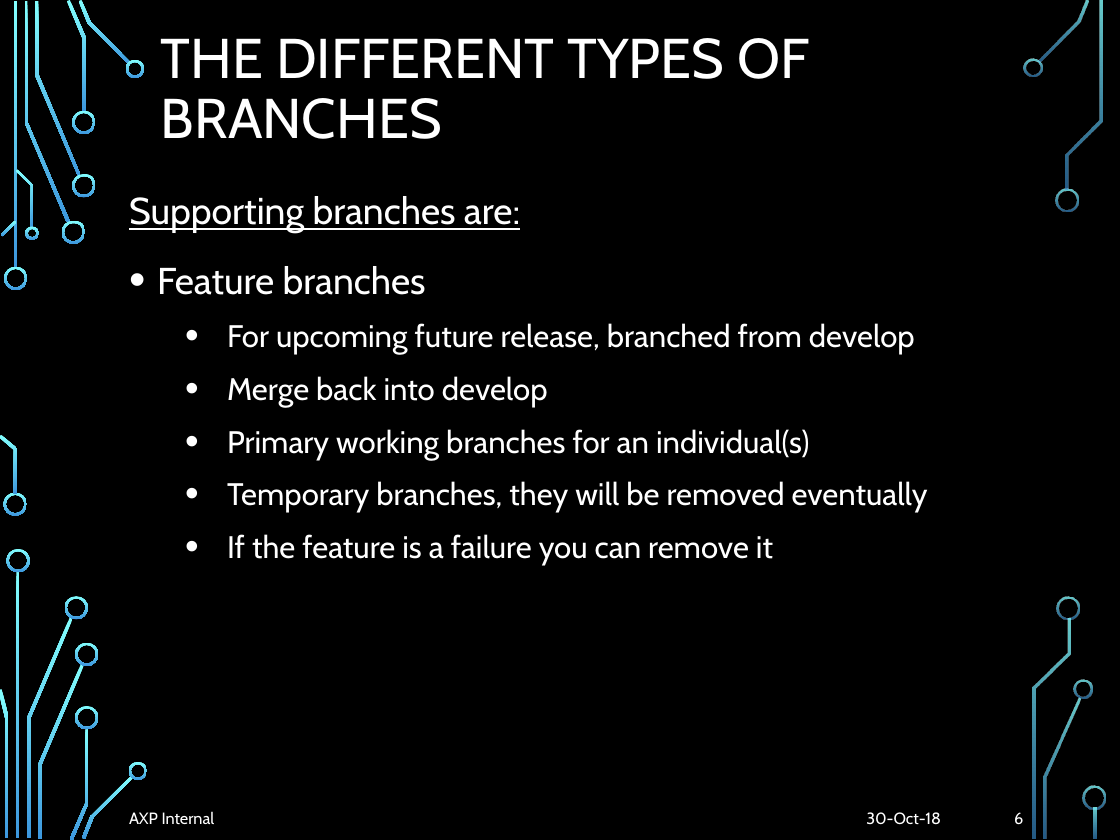
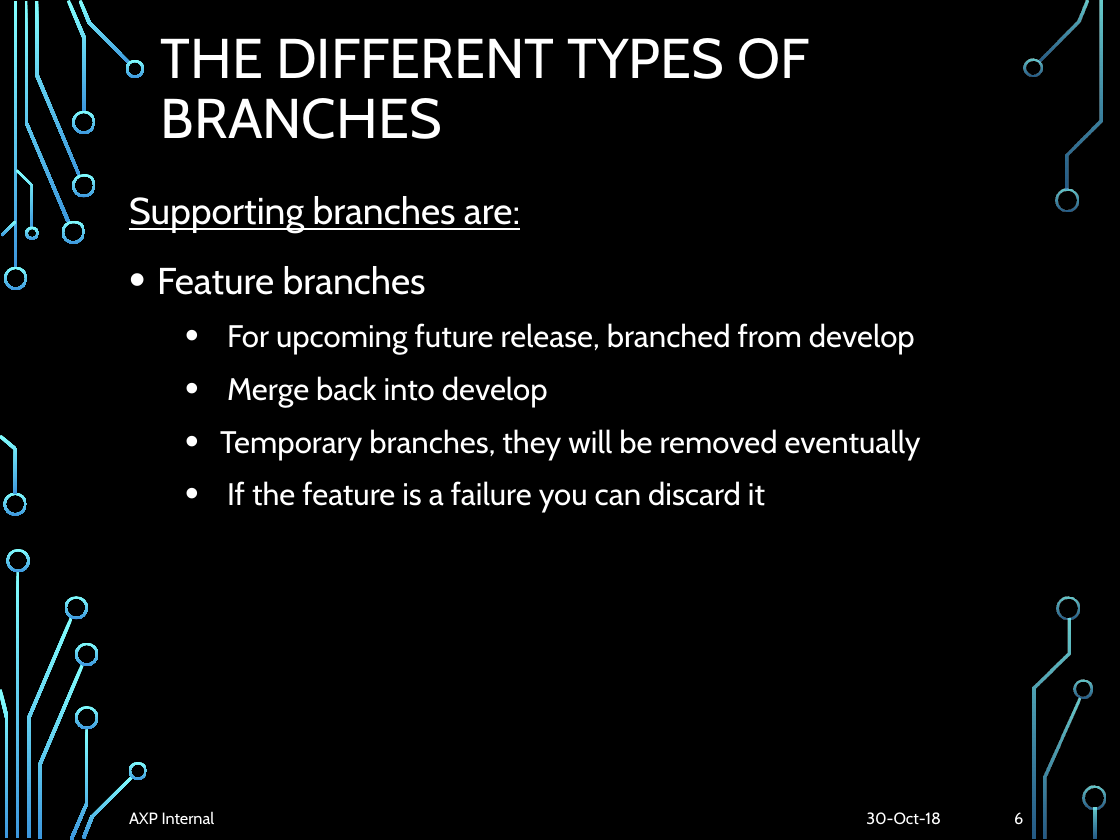
Before and after one commit to liyuan6006/GitStrategies, a slide deck: slide 6 of Branching.pptx. Drawn at 1120x840 pixels with LibreOffice and Linux fonts; fonts in the diff are those of the drawing; background and template pictures are left out. Boxes give left, top, right and bottom in pixels: in the first picture for what was removed or moved away, otherwise in the second. Text is boxed around its words. In the diff, an @@ line names an element or a change of style, - is before the commit and + after.

Commit message:
update ppt

```diff
--- a/Branching.pptx
+++ b/Branching.pptx
@@ text at (227, 429, 809, 460): paragraph removed @@
-  • Primary working branches for an individual(s)
@@ text at (227, 481, 765, 513): text changed @@
-  • If the feature is a failure you can remove it
+  • If the feature is a failure you can discard it
```
Also in this commit, not shown: 3 other slides changed, 2 slides removed.
